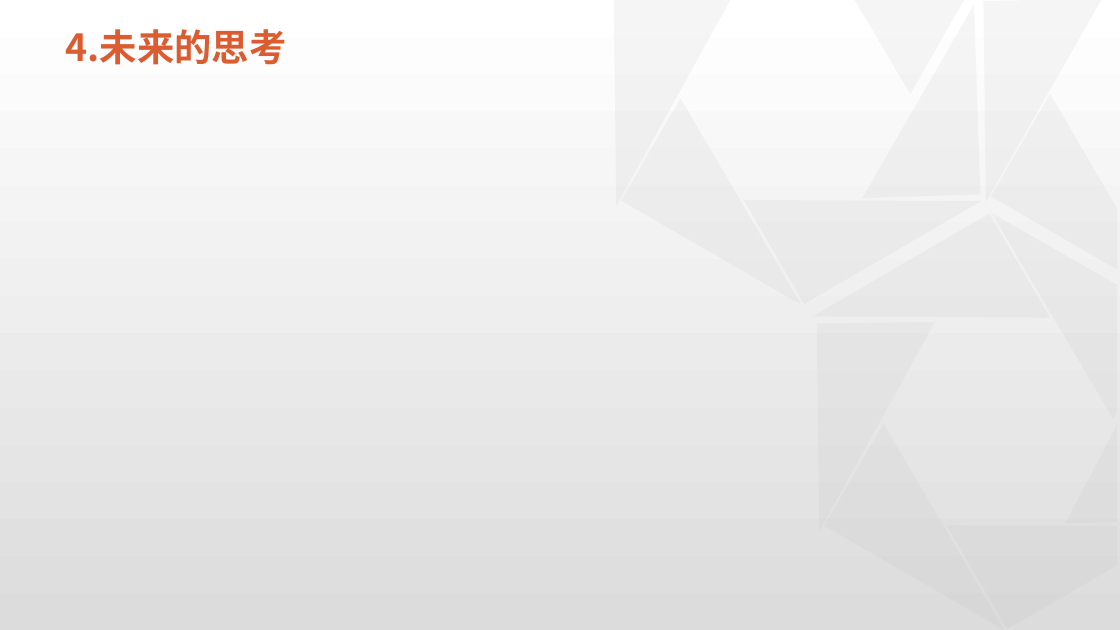
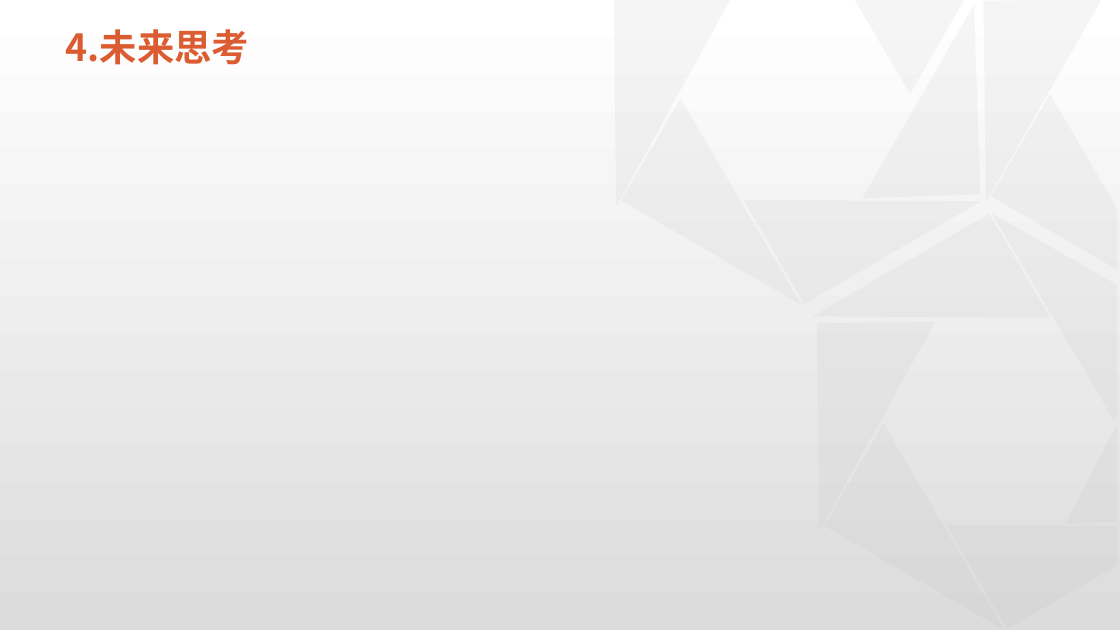
Before and after one commit to physicsLoveJava/java-miscellaneous, a slide deck: slide 22 of tech-interview/a-task/实习总结-07-26.pptx. Drawn at 1120x630 pixels with LibreOffice and Linux fonts; fonts in the diff are those of the drawing; background and template pictures are left out. Boxes give left, top, right and bottom in pixels: in the first picture for what was removed or moved away, otherwise in the second. Text is boxed around its words. In the diff, an @@ line names an element or a change of style, - is before the commit and + after.

Commit message:
update pptx

```diff
--- a/tech-interview/a-task/实习总结-07-26.pptx
+++ b/tech-interview/a-task/实习总结-07-26.pptx
@@ title at box(66, 29, 250, 65): text changed @@
-4.未来的思考
+4.未来思考
```
Also in this commit, not shown: 4 other slides changed.
